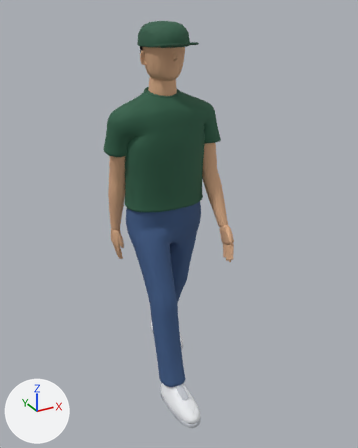
Two versions of the glTF model public/assets/models/cafe-staff.glb, one commit apart.
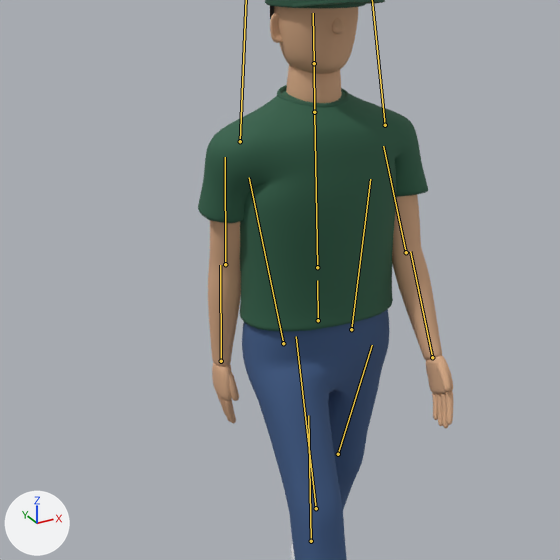
There are two pictures of each version: one whole from a camera (50 mm lens) standing at (-0.962, -1.884, 1.717) and looking at (0.023, -0.093, 0.821), one close up on the part from 1% to 80% of the width and 10% to 73% of the height. Arrows for +X, +Y and +Z are at lower left; the lights stay in place. The older version's two pictures come first. Both versions are drawn at frame 0 of the action 'Walk'; the numbers are the values there. The bones that change, and the others that lie on the model, are drawn over the model as lines in the close-ups.

In view in the first close-up: 'MannequinBody', 'StaffCap'.
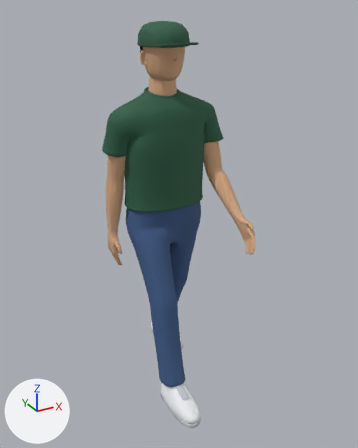
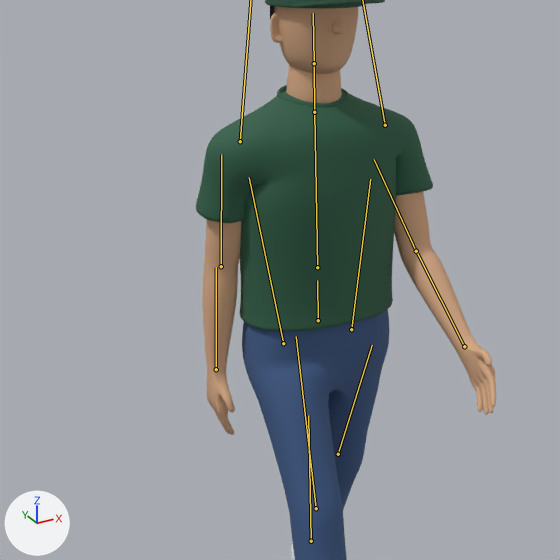
What differs and where, as boxes (x1, y1, x2, y2) in the close-ups (560 x 560 px):
'MannequinBody', posed
    before: (198, 6, 453, 560)
    after: (196, 6, 496, 560)
bone 'LeftForeArm', root to tip
    before: (225, 264) to (225, 157)
    after: (221, 266) to (221, 154)
bone 'RightForeArm', root to tip
    before: (406, 252) to (383, 146)
    after: (416, 251) to (374, 159)
bone 'RightHand', root to tip
    before: (432, 357) to (410, 251)
    after: (464, 346) to (417, 253)

The change in detail:
Bone 'LeftArm' (bone_leftarm) turns from (13, 0, 0) to (11, 1, -3) degrees about its own x, y and z.
Bone 'LeftForeArm' (bone_leftforearm) turns from (-5, 0, 0) to (-9, 0, 0) degrees about its own x, y and z.
Bone 'RightArm' (bone_rightarm) turns from (-13, 0, 0) to (-17, 1, 3) degrees about its own x, y and z.
Bone 'RightForeArm' (bone_rightforearm) turns from (-12, 0, 0) to (-28, 0, 0) degrees about its own x, y and z.
Bone 'RightHand' (bone_righthand) turns from (0, 0, 0) to (-4, 0, 0) degrees about its own x, y and z.
